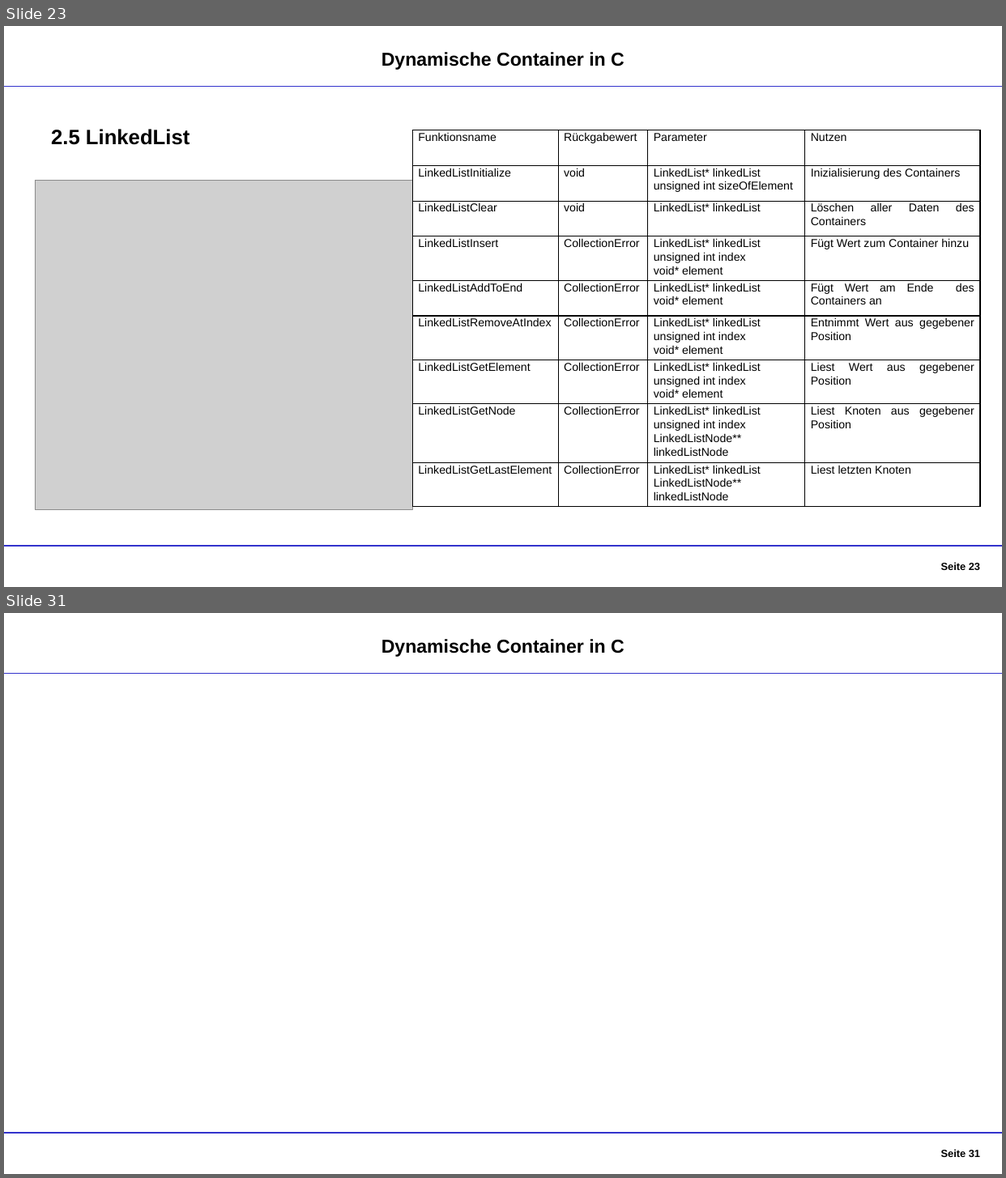
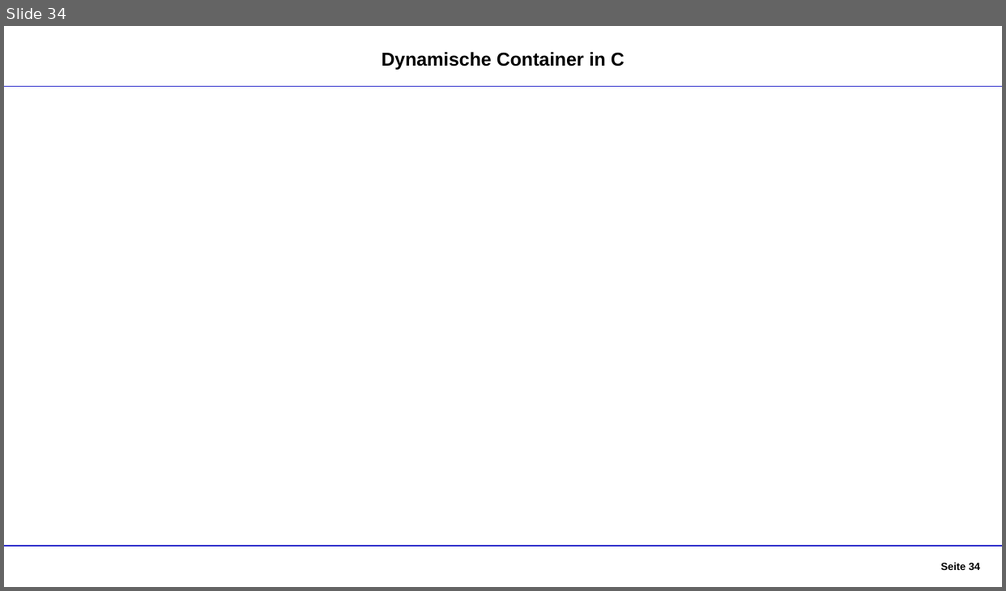
Before and after one commit to DennisGoss99/InPr_DynamicCollections, a slide deck: Dokumentation/Container - Präsentation.pptx. Shown one above the other, each under a label of ours: slides 23 and 31 before the commit, slide 34 after it; the slides between them are not shown. The pictures are 1006x1178 and 1006x591 pixels, drawn with LibreOffice and Linux fonts; fonts in the diff are those of the drawing; grey boxes stand for pictures. Boxes give left, top, right and bottom in pixels: in the first picture for what was removed or moved away, otherwise in the second. Text is boxed around its words. In the diff, an @@ line names an element or a change of style, - is before the commit and + after.

```diff
--- a/Dokumentation/Container - Präsentation.pptx
+++ b/Dokumentation/Container - Präsentation.pptx
@@ slide 23 removed at (4, 26, 1002, 587), background #FFFFFF @@
@@ text removed at (381, 52, 624, 70) @@
-Dynamische Container in C
@@ line removed from (4, 87) to (1002, 87) @@
@@ text removed at (51, 129, 189, 145) @@
-2.5 LinkedList
@@ table removed at (413, 130, 981, 507), 9 rows, 4 columns @@
-Funktionsname | Rückgabewert | Parameter | Nutzen
-LinkedListInitialize | void | LinkedList* linkedList / unsigned int sizeOfElement | Inizialisierung des Containers
-LinkedListClear | void | LinkedList* linkedList | Löschen aller Daten des Containers
-LinkedListInsert | CollectionError | LinkedList* linkedList / unsigned int index / void* element | Fügt Wert zum Container hinzu
-LinkedListAddToEnd | CollectionError | LinkedList* linkedList / void* element | Fügt Wert am Ende des Containers an
-LinkedListRemoveAtIndex | CollectionError | LinkedList* linkedList / unsigned int index / void* element | Entnimmt Wert aus gegebener Position
-LinkedListGetElement | CollectionError | LinkedList* linkedList / unsigned int index / void* element | Liest Wert aus gegebener Position
-LinkedListGetNode | CollectionError | LinkedList* linkedList / unsigned int index / LinkedListNode** linkedListNode | Liest Knoten aus gegebener Position
-LinkedListGetLastElement | CollectionError | LinkedList* linkedList / LinkedListNode** linkedListNode | Liest letzten Knoten
@@ picture removed at (36, 180, 413, 510) @@
@@ line removed from (4, 546) to (1002, 546) @@
@@ page number removed at (941, 562, 980, 570) @@
-Seite 23
@@ what was slide 31 is now slide 34 @@
@@ page number at (941, 562, 980, 570): text changed @@
-Seite 31
+Seite 34
```
Also in this commit, not shown: 23 slides changed, 4 slides added.
